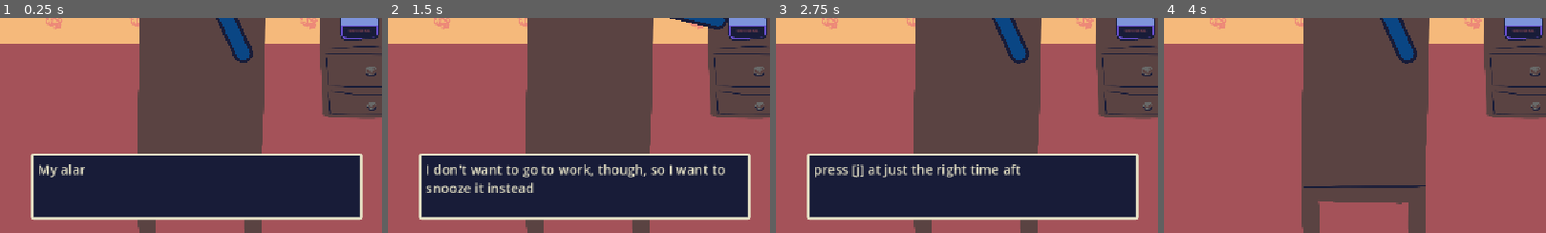
Above: before the commit, frames 1-4 (left to right).
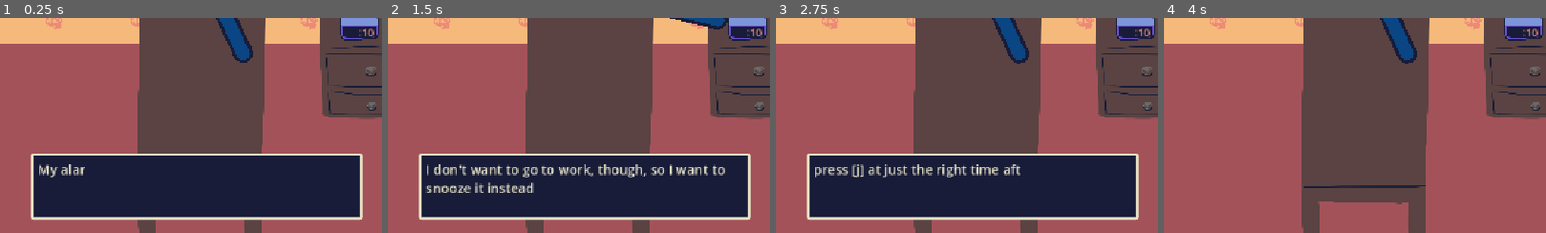
Above: after the commit, the same moments.

Repository: harperstoeckle/be_late_for_work
Game: Godot game, scene res://scenes/main.tscn
The game is run twice, just before and just after one commit, with the same random seed, the same clock (stepped at 60 frames per second) and the same inputs. Sound files missing from this copy of the repository are replaced by a short silence.
Inputs:
- Up to frame 1 (0.25 s): no input
- Up to frame 2 (1.5 s): tap Enter (ui_accept) at 0.5, 0.77, 1.25 s; hold Up (ui_up) 0.53-1.28 s; hold J (snooze) 0.53-1.28 s; hold Down (ui_down) from 1.28 s (still down); tap J (snooze) at 1.35 s
- Up to frame 3 (2.75 s): tap Enter (ui_accept) at 1.52 s; tap J (snooze) at 2 s; release Down (ui_down) at 2.03 s; hold Up (ui_up) from 2.03 s (still down); hold J (snooze) from 2.03 s (still down)
- Up to frame 4 (4 s): release J (snooze) at 2.78 s; tap J (snooze) at 2.85, 3.5 s; tap Enter (ui_accept) at 3.02, 3.77 s; release Up (ui_up) at 3.53 s; hold Down (ui_down) from 3.53 s (still down); hold J (snooze) from 3.53 s (still down)
The pictures show only the part of the screen within x 24-74%, y 50-100%; the shares and areas given below are measured in that part.

The runs differ from the first frame. In frame 1, 0.1% of the frame differs, in the area x 91-98%, y 4-9%; in frame 2, 0.1%; in frame 3, 0.1%; in frame 4, 0.1%.
Error before the commit: Modulo by zero error in operator '%'. (res://scripts/main.gd:110)
Error after the commit: Modulo by zero error in operator '%'. (res://scripts/main.gd:108)

Commit message:
Remove the metronome

Diff:
--- a/scenes/main.tscn
+++ b/scenes/main.tscn
@@ -2,7 +2,6 @@
 
 [ext_resource type="Script" uid="uid://bcq5ie2lvyknm" path="res://scripts/main.gd" id="1_o5qli"]
 [ext_resource type="AudioStream" uid="uid://b2k2v5uuuq5kl" path="res://music/a.ogg" id="2_0wfyh"]
-[ext_resource type="AudioStream" uid="uid://laoq50q70mre" path="res://audio/250552__druminfected__metronome.wav" id="3_sugp2"]
 [ext_resource type="AudioStream" uid="uid://d3k8a2chpsol5" path="res://audio/525179__sophia_c__plastic-impact-2-hit-with-axe.wav" id="5_tbgi4"]
 [ext_resource type="AudioStream" uid="uid://1ttaky17ealg" path="res://audio/249895__alienxxx__blip2.wav" id="6_choun"]
 [ext_resource type="AudioStream" uid="uid://drxytpokc1apa" path="res://audio/193676__deleted_user_2814878__gatedenied.wav" id="6_tefeu"]
@@ -34,12 +33,6 @@
 stream = ExtResource("2_0wfyh")
 volume_db = 10.0
 bus = &"Music"
-
-[node name="MetronomePlayer" type="AudioStreamPlayer" parent="." unique_id=1175571940]
-stream = ExtResource("3_sugp2")
-volume_db = -25.0
-max_polyphony = 4
-bus = &"Sound Effects"
 
 [node name="SnoozePlayer" type="AudioStreamPlayer" parent="." unique_id=1658271]
 stream = ExtResource("5_tbgi4")
--- a/scripts/main.gd
+++ b/scripts/main.gd
@@ -14,7 +14,6 @@
 const SUBDIVISIONS_PER_BEAT: int = 4
 
 
-@export var metronome_pattern: Array[int] = [4, 2, 2]
 @export var alarm_beep_pattern: Array[int] = [0, 2, 6, 8]
 @export var alarm_input_subdivision: int = 10
 @export var alarm_start_subdivisions: Array[int] = [
@@ -35,7 +34,6 @@
 
 
 @onready var _music_player: AudioStreamPlayer = $MusicPlayer
-@onready var _metronome_player: AudioStreamPlayer = $MetronomePlayer
 @onready var _snooze_player: AudioStreamPlayer = $SnoozePlayer
 @onready var _miss_player: AudioStreamPlayer = $MissPlayer
 @onready var _alarm_clock: AlarmClock = $AlarmClock
@@ -159,16 +157,6 @@
 
 	if n % (4 * SUBDIVISIONS_PER_BEAT) == 0:
 		print("Measure %s" % (n / (4 * SUBDIVISIONS_PER_BEAT)))
-	if not metronome_pattern: return
-
-	var subdivs_per_metronome_cycle: int = metronome_pattern.reduce(func (a: int, b: int) -> int: return a + b, 0)
-	var cur_subdiv_in_cycle := n % subdivs_per_metronome_cycle
-
-	var subdiv_target := 0
-	for i in metronome_pattern:
-		if subdiv_target == cur_subdiv_in_cycle:
-			_metronome_player.play()
-		subdiv_target += i
 
 	if n in alarm_start_subdivisions:
 		_alarm_start_subdiv = n
@@ -275,6 +263,7 @@
 	# Toby Fox-type dialogue handling.
 	match _story_index:
 		0:
+			_alarm_clock.set_time_left(10)
 			_queue_dialogue_sequence([
 				"My alarm is about to go off",
 				"I don't want to go to work, though, so I want to snooze it instead",
